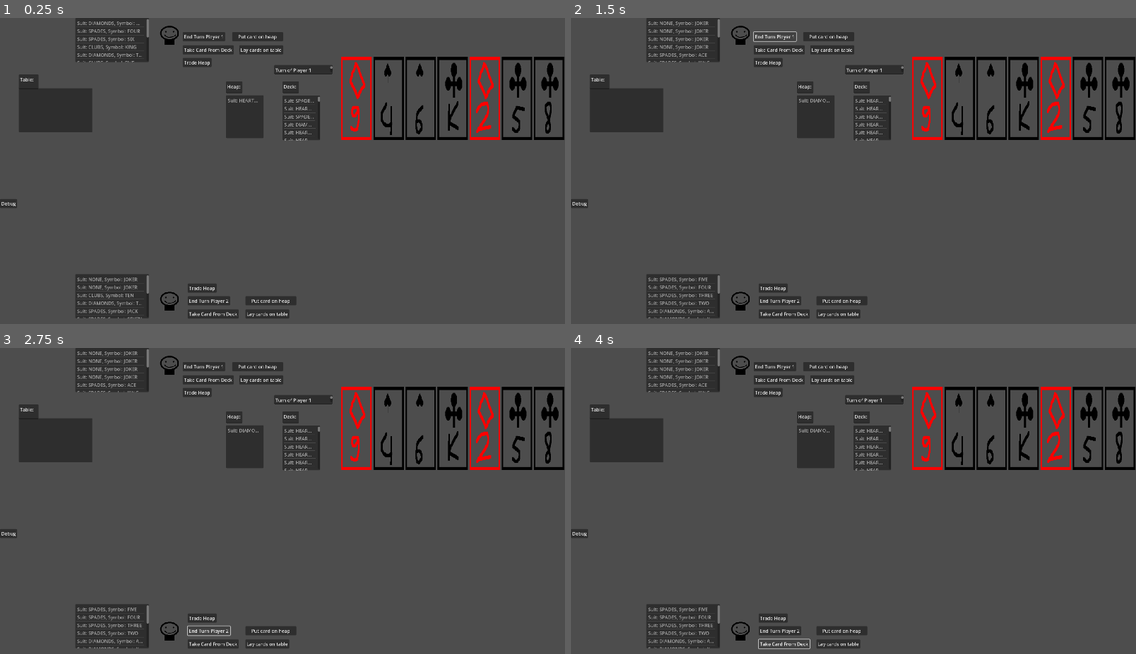
Above: before the commit, frames 1-4 (two rows, left to right).
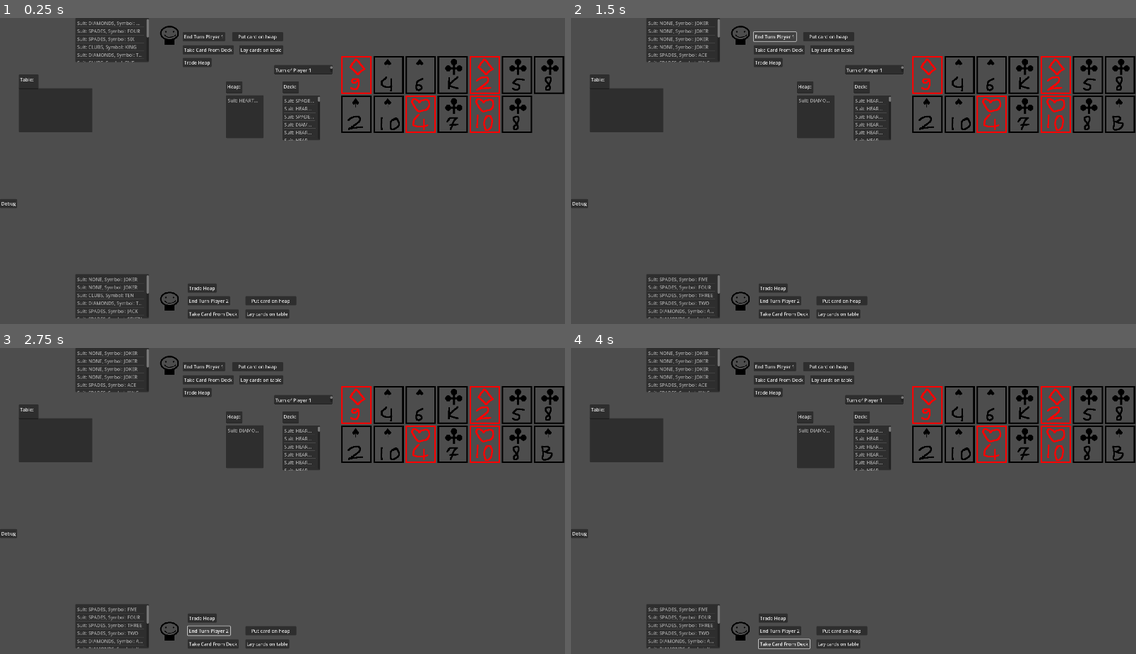
Above: after the commit, the same moments.

Repository: Brentem/JokerRummy
Game: Godot game, scene res://scenes/main.tscn
Two runs of this game, one before a commit and one after it. Both use one fixed random seed, a clock stepped at 60 frames per second and the inputs below.
Inputs:
- Up to frame 1 (0.25 s): no input
- Up to frame 2 (1.5 s): click "Debug" at 0.5 s; click "End Turn Player 1" at 1.25 s
- Up to frame 3 (2.75 s): click "End Turn Player 2" at 2 s
- Up to frame 4 (4 s): click "Take Card From Deck" at 2.75 s; click "Take Card From Deck" at 3.5 s

The runs differ from the first frame. In frame 1, 3.4% of the frame differs, in the area x 60-100%, y 12-40%; in frame 2, 3.3%; in frame 3, 3.3%; in frame 4, 3.3%.

Commit message:
Can draw multiple rows of cards.

Diff:
--- a/project/scenes/main.tscn
+++ b/project/scenes/main.tscn
@@ -155,12 +155,18 @@
 [node name="PlayerOneCardsContainer" type="MarginContainer" parent="."]
 offset_left = 1160.0
 offset_top = 128.0
-offset_right = 1856.0
-offset_bottom = 416.0
+offset_right = 1860.0
+offset_bottom = 428.0
 script = ExtResource("2_2esfj")
 card_scene = ExtResource("3_o5ij3")
 
-[node name="HBoxContainer" type="HBoxContainer" parent="PlayerOneCardsContainer"]
+[node name="VBoxContainer" type="VBoxContainer" parent="PlayerOneCardsContainer"]
+layout_mode = 2
+
+[node name="RowContainer1" type="HBoxContainer" parent="PlayerOneCardsContainer/VBoxContainer"]
+layout_mode = 2
+
+[node name="RowContainer2" type="HBoxContainer" parent="PlayerOneCardsContainer/VBoxContainer"]
 layout_mode = 2
 
 [node name="Player1" parent="." instance=ExtResource("3_a3nih")]
--- a/project/scripts/cards_container_manager.gd
+++ b/project/scripts/cards_container_manager.gd
@@ -4,11 +4,15 @@
 
 const CardInfo = CardTypes.CardInfo
 
-func add_card(card_info: CardInfo) -> void:
+func add_card(card_info: CardInfo, row_id: int) -> void:
 	var card = card_scene.instantiate()
 	card.SetCardType(card_info)
 	var patch_rect : NinePatchRect = NinePatchRect.new()
 	patch_rect.texture = card.get_node("Sprite2D").texture
 	patch_rect.region_rect = card.get_node("Sprite2D").region_rect
 	patch_rect.custom_minimum_size = patch_rect.region_rect.size
-	$HBoxContainer.add_child(patch_rect)
+
+	if row_id == 1:
+		$VBoxContainer/RowContainer1.add_child(patch_rect)
+	elif row_id == 2:
+		$VBoxContainer/RowContainer2.add_child(patch_rect)
--- a/project/scripts/main.gd
+++ b/project/scripts/main.gd
@@ -85,8 +85,11 @@
 	var deck : Deck = Deck.new(!debug)
 	uiLogic = UILogic.new(deck, playerList, $ItemLists/HeapList, $ItemLists/TableList, $ItemLists/DeckList, debug)
 
-	for card in uiLogic._playerCards[0]:
-		$PlayerOneCardsContainer.add_card(card)
+	for i in 7:
+		$PlayerOneCardsContainer.add_card(uiLogic._playerCards[0][i], 1)
+
+	for i in range(7, 13):
+		$PlayerOneCardsContainer.add_card(uiLogic._playerCards[0][i], 2)
 
 	var players : Array[Player]
 	players.append($Player1)
